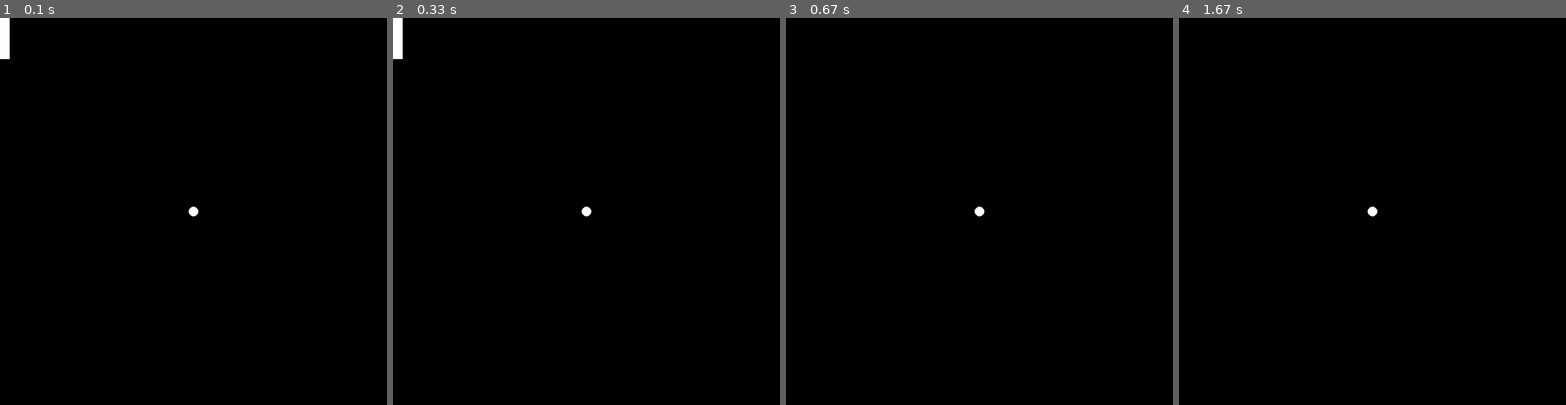
Above: before the commit, frames 1-4 (left to right).
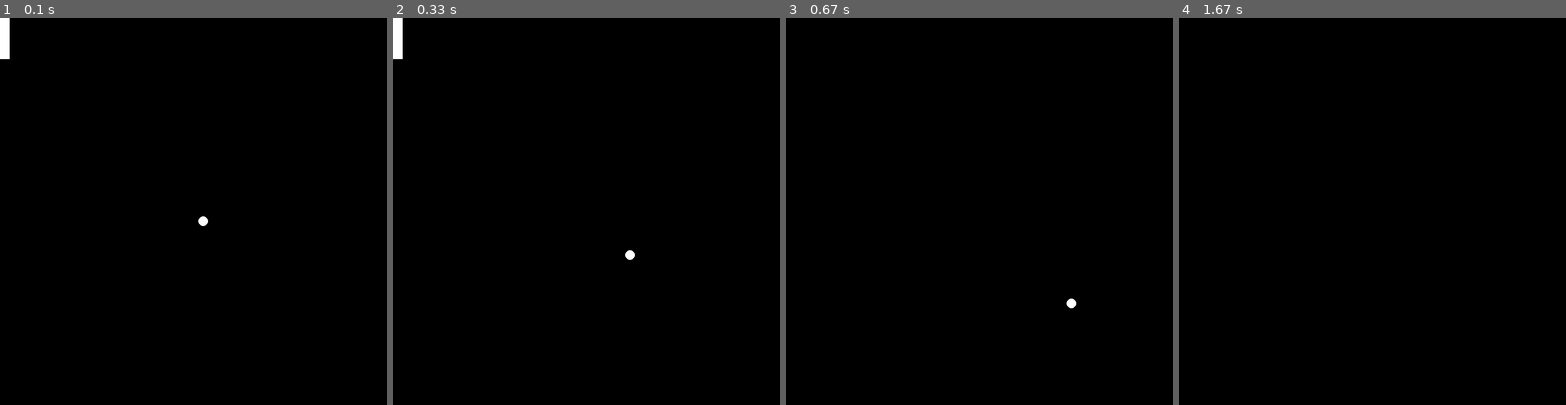
Above: after the commit, the same moments.

Repository: CoMm4nDo-1/Pong
Game: pygame game, started from Pygame.py
Same seed, same stepped clock (60 frames per second), same inputs: the game is played once before the commit and once after it.
Inputs:
- Up to frame 1 (0.1 s): no input
- Up to frame 2 (0.33 s): no input
- Up to frame 3 (0.67 s): hold Up from 0.33 s (still down)
- Up to frame 4 (1.67 s): release Up at 0.8 s; hold Down 0.83-1.13 s; hold Up 1.17-1.53 s

The runs differ from the first frame. In frame 1, 0.1% of the frame differs, in the area x 48-54%, y 48-54%; in frame 2, 0.1%; in frame 3, 0.1%; in frame 4, less than 0.1%.

Commit message:
Add ball movement

Diff:
--- a/Pygame.py
+++ b/Pygame.py
@@ -50,7 +50,12 @@
         self.x = 400
         self.y = 400
     def draw(self):
-        circle = pygame.draw.circle(screen, ("#FFFFFF"), (self.x, self.y), 10)
+        pygame.draw.circle(screen, ("#FFFFFF"), (self.x, self.y), 10)
+    # Ball movement
+    def update(self):
+        self.x += 5
+        self.y += 5
+
 
 paddle = Paddle()
 ball = Ball()
@@ -67,6 +72,7 @@
     paddle.draw()
     paddle.move()
     ball.draw()
+    ball.update()
 
     #determines how many fps game will run at
     clock.tick(60) # 60 fps
